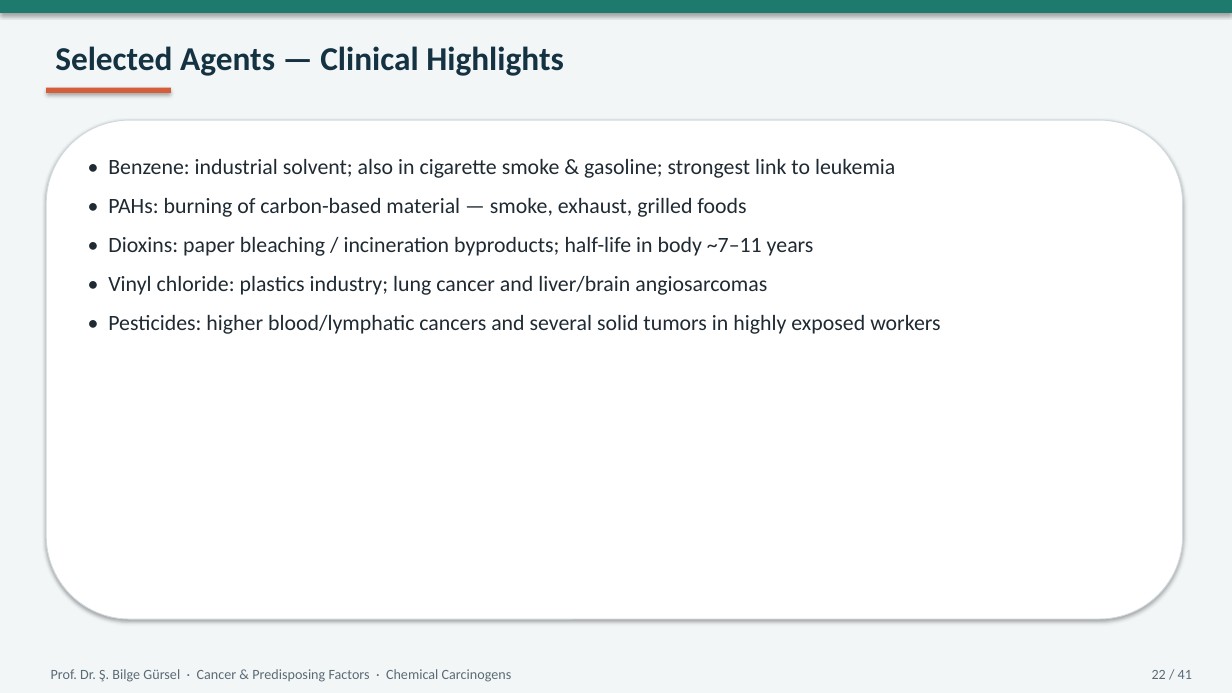
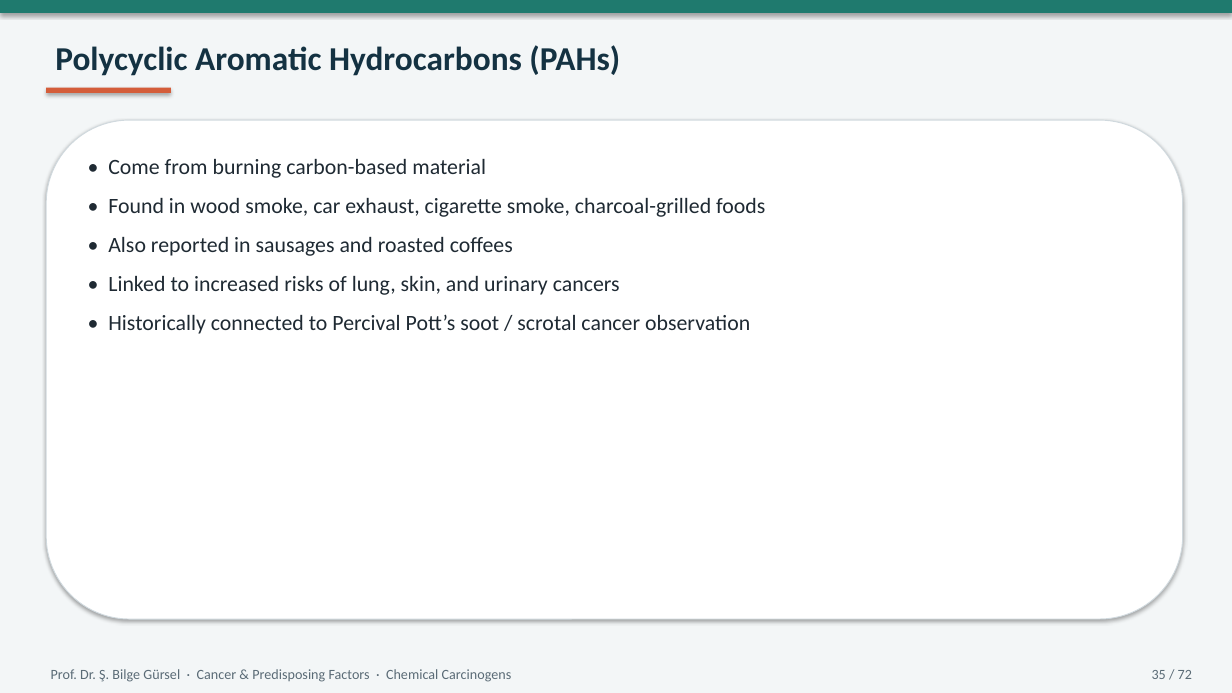
Before and after one commit to bilgegursel/RT-and-AI, a slide deck: slide 35 of elektif-radyasyon-onkolojisi-donem5/chemical-carcinogens-lecture/Cancer_Predisposing_Factors_Chemical_Tobacco_Radiation.pptx (slide 22 before the commit). Drawn at 1232x693 pixels with LibreOffice and Linux fonts; fonts in the diff are those of the drawing. Boxes give left, top, right and bottom in pixels: in the first picture for what was removed or moved away, otherwise in the second. Text is boxed around its words. In the diff, an @@ line names an element or a change of style, - is before the commit and + after.

```diff
--- a/elektif-radyasyon-onkolojisi-donem5/chemical-carcinogens-lecture/Cancer_Predisposing_Factors_Chemical_Tobacco_Radiation.pptx
+++ b/elektif-radyasyon-onkolojisi-donem5/chemical-carcinogens-lecture/Cancer_Predisposing_Factors_Chemical_Tobacco_Radiation.pptx
@@ text at [55,45,620,76]: text changed @@
-Selected Agents — Clinical Highlights
+Polycyclic Aromatic Hydrocarbons (PAHs)
@@ text at [108,159,765,334]: text changed @@
-• Benzene: industrial solvent; also in cigarette smoke & gasoline; strongest link to leukemia
-• PAHs: burning of carbon-based material — smoke, exhaust, grilled foods
-• Dioxins: paper bleaching / incineration byproducts; half-life in body ~7–11 years
-• Vinyl chloride: plastics industry; lung cancer and liver/brain angiosarcomas
-• Pesticides: higher blood/lymphatic cancers and several solid tumors in highly exposed workers
+• Come from burning carbon-based material
+• Found in wood smoke, car exhaust, cigarette smoke, charcoal-grilled foods
+• Also reported in sausages and roasted coffees
+• Linked to increased risks of lung, skin, and urinary cancers
+• Historically connected to Percival Pott’s soot / scrotal cancer observation
@@ text at [1152,670,1192,679]: text changed @@
-22 / 41
+35 / 72
```
Also in this commit, not shown: 38 other slides changed, 32 slides added, 1 slide removed, 3 other files.
